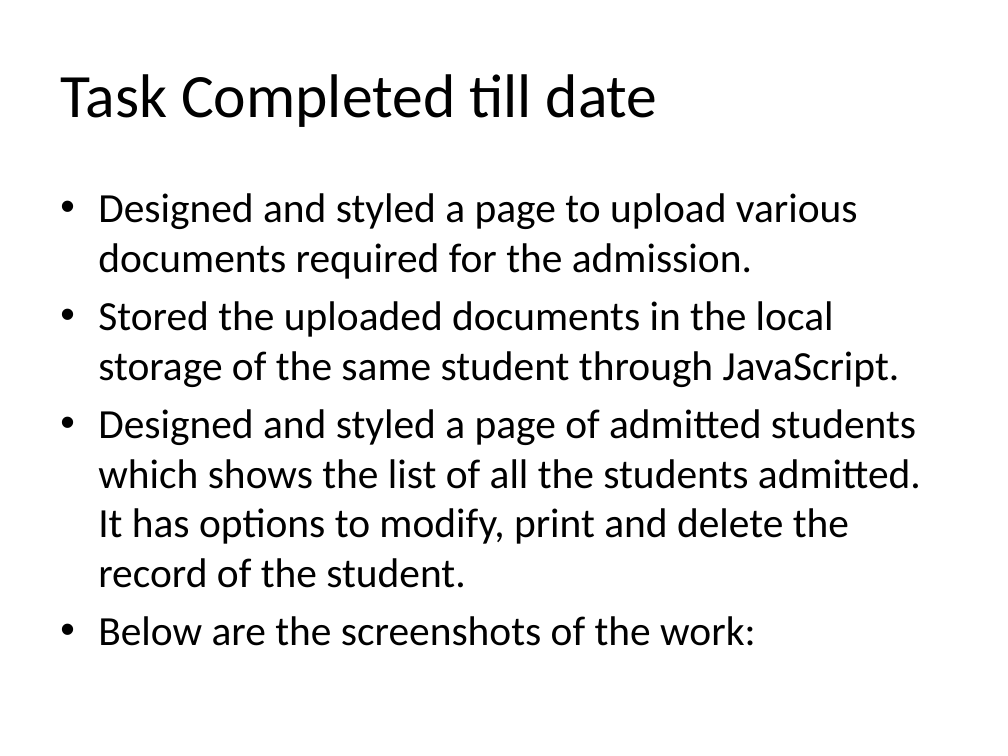
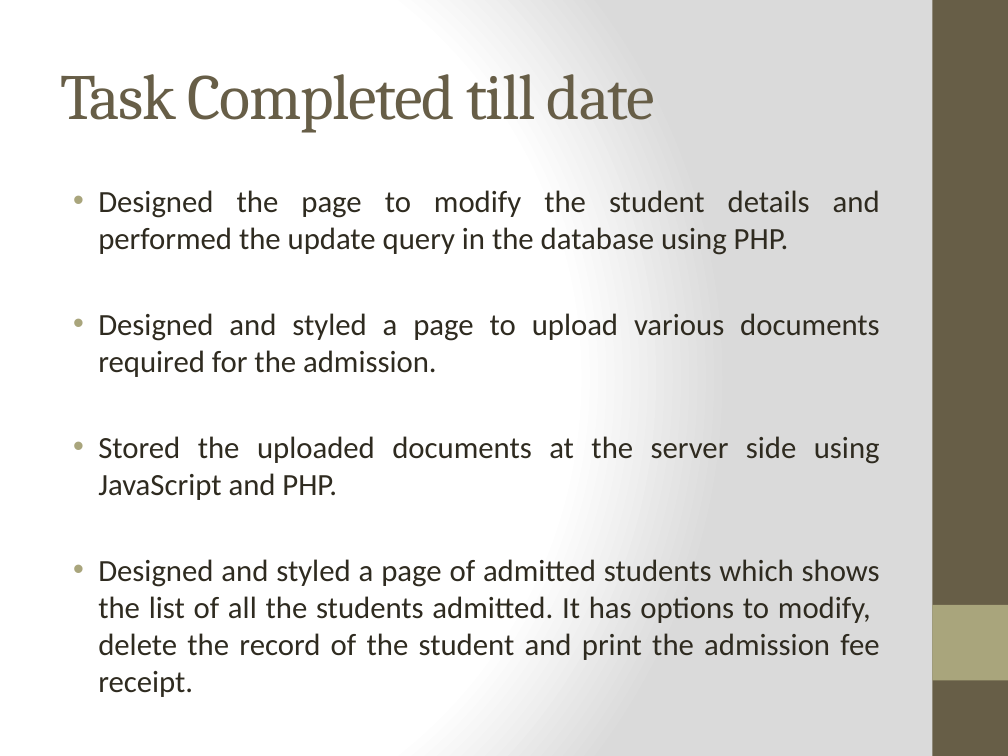
Before and after one commit to abhiyankgoyal/internshipProject, a slide deck: slide 8 of Internship Presentation.pptx. Drawn at 1008x756 pixels with LibreOffice and Linux fonts; fonts in the diff are those of the drawing; background and template pictures are left out. Boxes give left, top, right and bottom in pixels: in the first picture for what was removed or moved away, otherwise in the second. Text is boxed around its words. In the diff, an @@ line names an element or a change of style, - is before the commit and + after.

```diff
--- a/Internship Presentation.pptx
+++ b/Internship Presentation.pptx
@@ background #FFFFFF to gradient #FFFFFF to #DADADA @@
@@ rectangle added at (932,0,1008,756), fill #675E47 @@
@@ title "Task Completed till date" at (60,74,655,133): size 44 to 46 pt, font Calibri to Cambria, text colour #000000 to #675E47, letter spacing 0 to -1 pt @@
@@ text at (98,190,880,255): paragraph added @@
+• Designed the page to modify the student details and performed the update query in the database using PHP.
@@ text at (98,313,880,377): size 29.6 to 22 pt, text colour #000000 to #2F2B20 in "Designed and styled a page to upload ..."; alignment left to justified; indent changed; less space between paragraphs @@
@@ text at (98,436,880,697): text changed; size 29.6 to 22 pt; text colour #000000 to #2F2B20 @@
-• Stored the uploaded documents in the local storage of the same student through JavaScript.
-• Designed and styled a page of admitted students which shows the list of all the students admitted. It has options to modify, print and delete the record of the student.
-• Below are the screenshots of the work:
+• Stored the uploaded documents at the server side using JavaScript and PHP.
+• Designed and styled a page of admitted students which shows the list of all the students admitted. It has options to modify, delete the record of the student and print the admission fee receipt.
@@ rectangle added at (932,605,1008,680), fill #A9A57C @@
```
Also in this commit, not shown: 16 other slides changed, 6 slides added, 4 slides removed.
